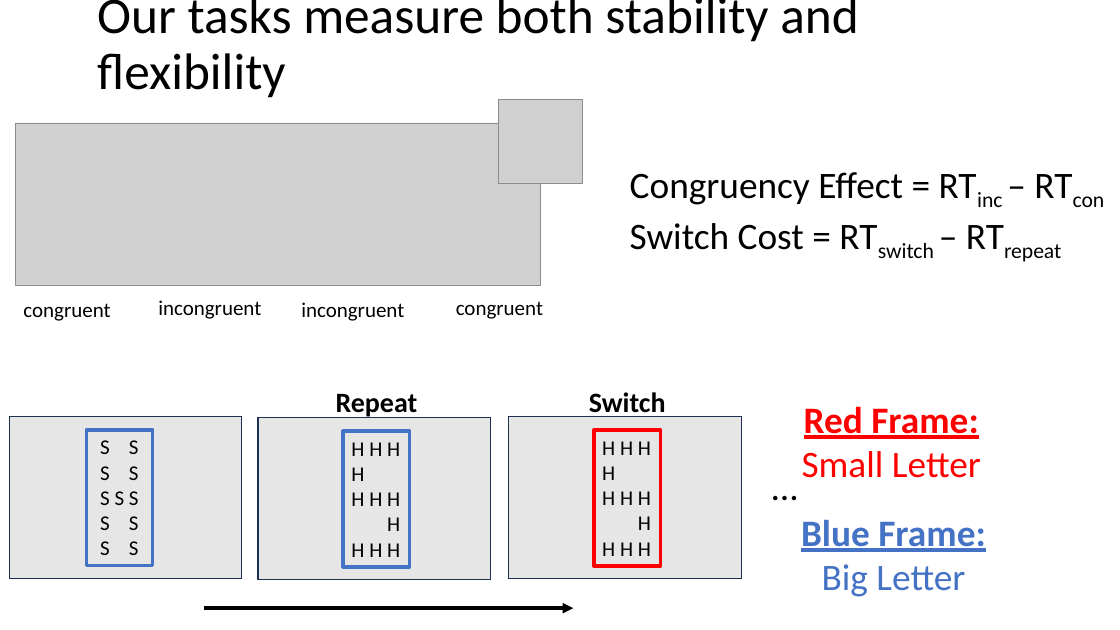
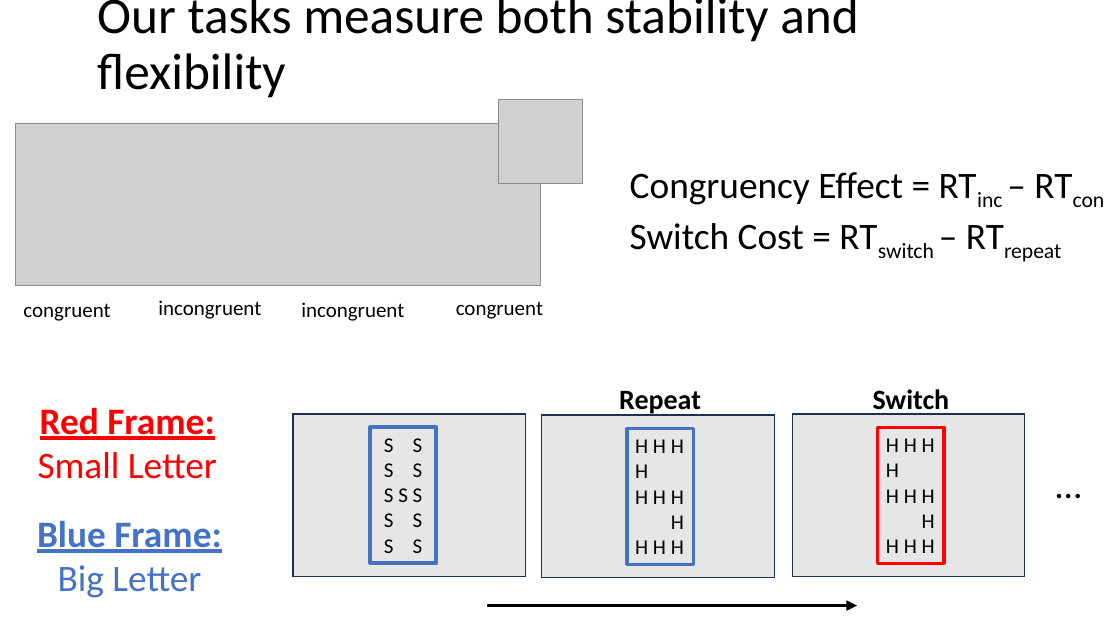
Before and after one commit to jimzhang629/third_year_talk, a slide deck: slide 14 of thirdYearTalk_JZ1.pptx (slide 7 before the commit). Drawn at 1120x630 pixels with LibreOffice and Linux fonts; fonts in the diff are those of the drawing; grey boxes stand for pictures; background and template pictures are left out. Boxes give left, top, right and bottom in pixels: in the first picture for what was removed or moved away, otherwise in the second. Text is boxed around its words. In the diff, an @@ line names an element or a change of style, - is before the commit and + after.

```diff
--- a/thirdYearTalk_JZ1.pptx
+++ b/thirdYearTalk_JZ1.pptx
@@ text "Red Frame: Small Letter": place and size @@
-text "Red Frame: Small Letter" at [802,406,981,478]
+text "Red Frame: Small Letter" at [38,407,217,479]
@@ 3 texts, 3 rectangles: place and size @@
-3 texts, 3 rectangles at [9,392,802,580]
+3 texts, 3 rectangles at [293,389,1086,577]
@@ text "Blue Frame:": place and size @@
-text "Blue Frame:" at [801,520,985,597]
+text "Blue Frame:" at [37,521,221,598]
@@ 3 rectangles, 1 arrow: place and size @@
-3 rectangles, 1 arrow at [87,430,660,608]
+3 rectangles, 1 arrow at [370,428,944,606]
```
Also in this commit, not shown: 4 other slides changed, 9 slides added, 2 slides removed.
